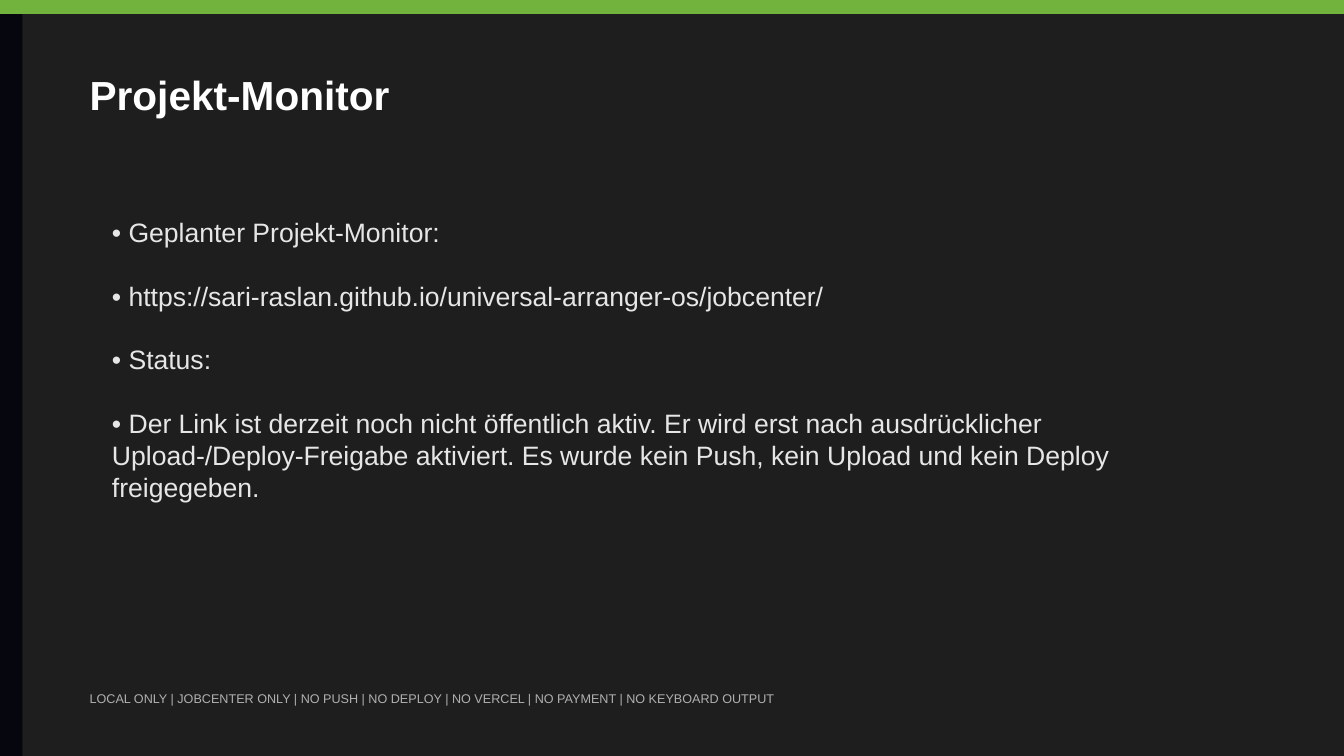
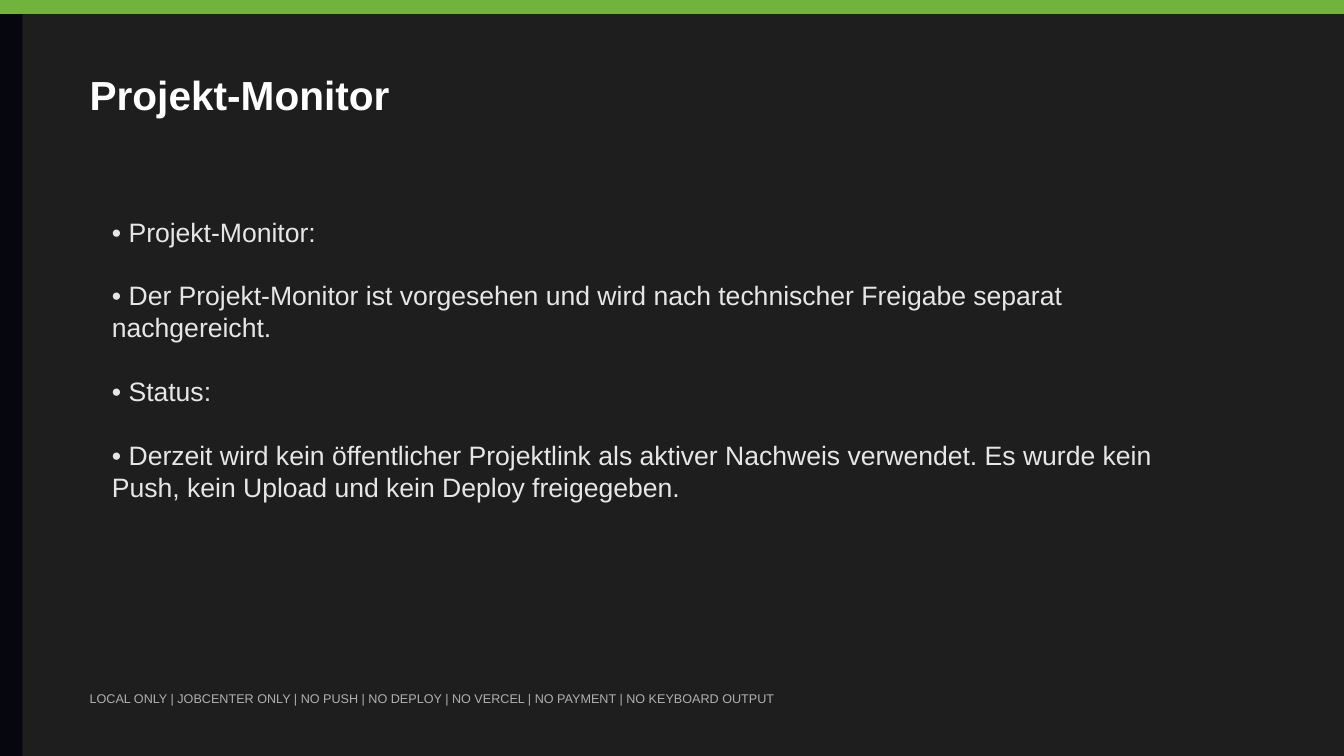
Before and after one commit to Sari-raslan/universal-arranger-os, a slide deck: slide 9 of uaos-ai-factory/jobcenter-send-ready/UAOS_JOBCENTER_PRESENTATION_2026-07-01_DE.pptx. Drawn at 1344x756 pixels with LibreOffice and Linux fonts; fonts in the diff are those of the drawing. Boxes give left, top, right and bottom in pixels: in the first picture for what was removed or moved away, otherwise in the second. Text is boxed around its words. In the diff, an @@ line names an element or a change of style, - is before the commit and + after.

Commit message:
Remove inactive Jobcenter monitor URL from final send-ready pack

```diff
--- a/uaos-ai-factory/jobcenter-send-ready/UAOS_JOBCENTER_PRESENTATION_2026-07-01_DE.pptx
+++ b/uaos-ai-factory/jobcenter-send-ready/UAOS_JOBCENTER_PRESENTATION_2026-07-01_DE.pptx
@@ text at box(112, 222, 1061, 343): text changed @@
-• Geplanter Projekt-Monitor:
-• https://sari-raslan.github.io/universal-arranger-os/jobcenter/
+• Projekt-Monitor:
+• Der Projekt-Monitor ist vorgesehen und wird nach technischer Freigabe separat nachgereicht.
@@ text at box(112, 445, 1152, 502): text changed @@
-• Der Link ist derzeit noch nicht öffentlich aktiv. Er wird erst nach ausdrücklicher Upload-/Deploy-Freigabe aktiviert. Es wurde kein Push, kein Upload und kein Deploy freigegeben.
+• Derzeit wird kein öffentlicher Projektlink als aktiver Nachweis verwendet. Es wurde kein Push, kein Upload und kein Deploy freigegeben.
```
Also in this commit, not shown: 14 other files.
